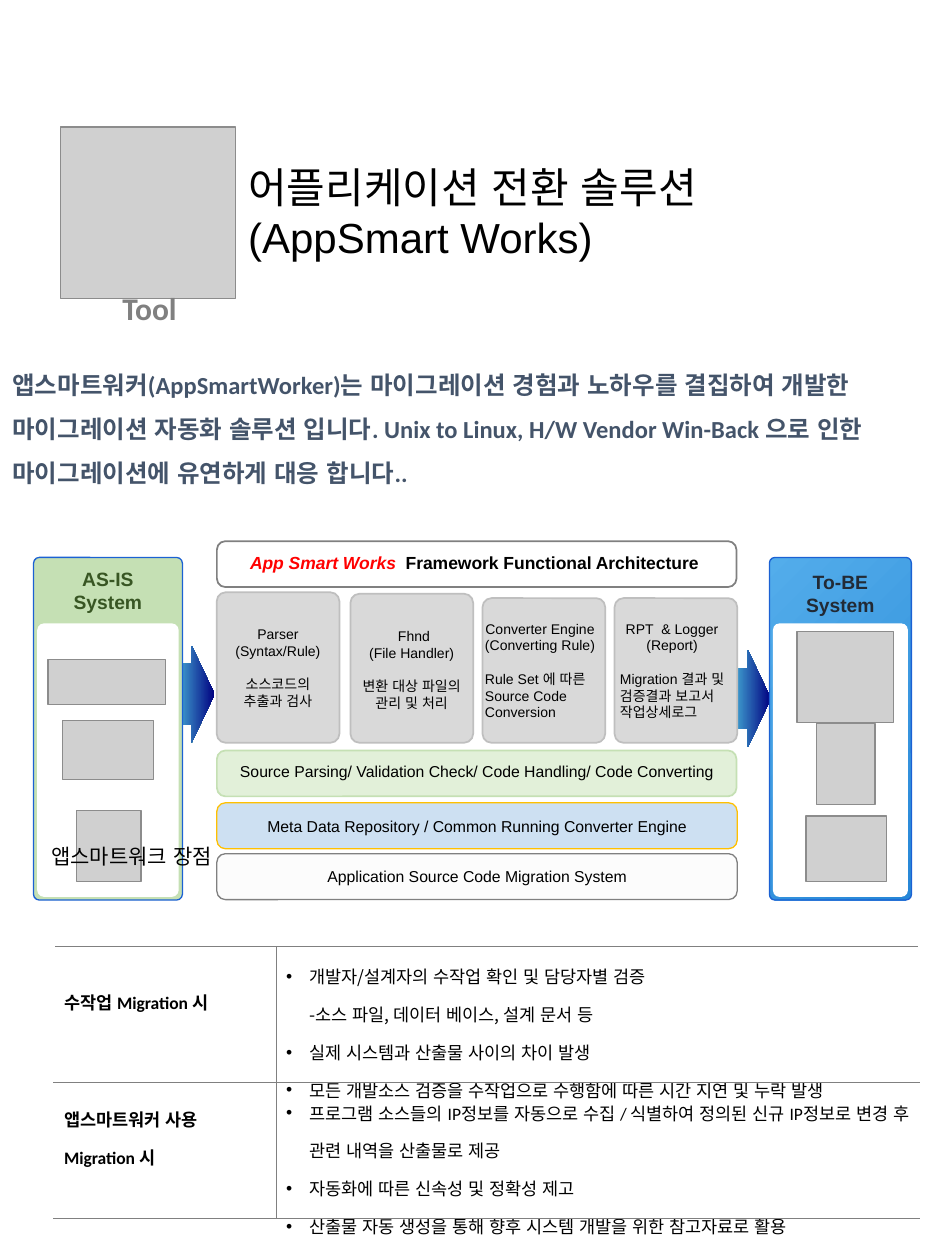
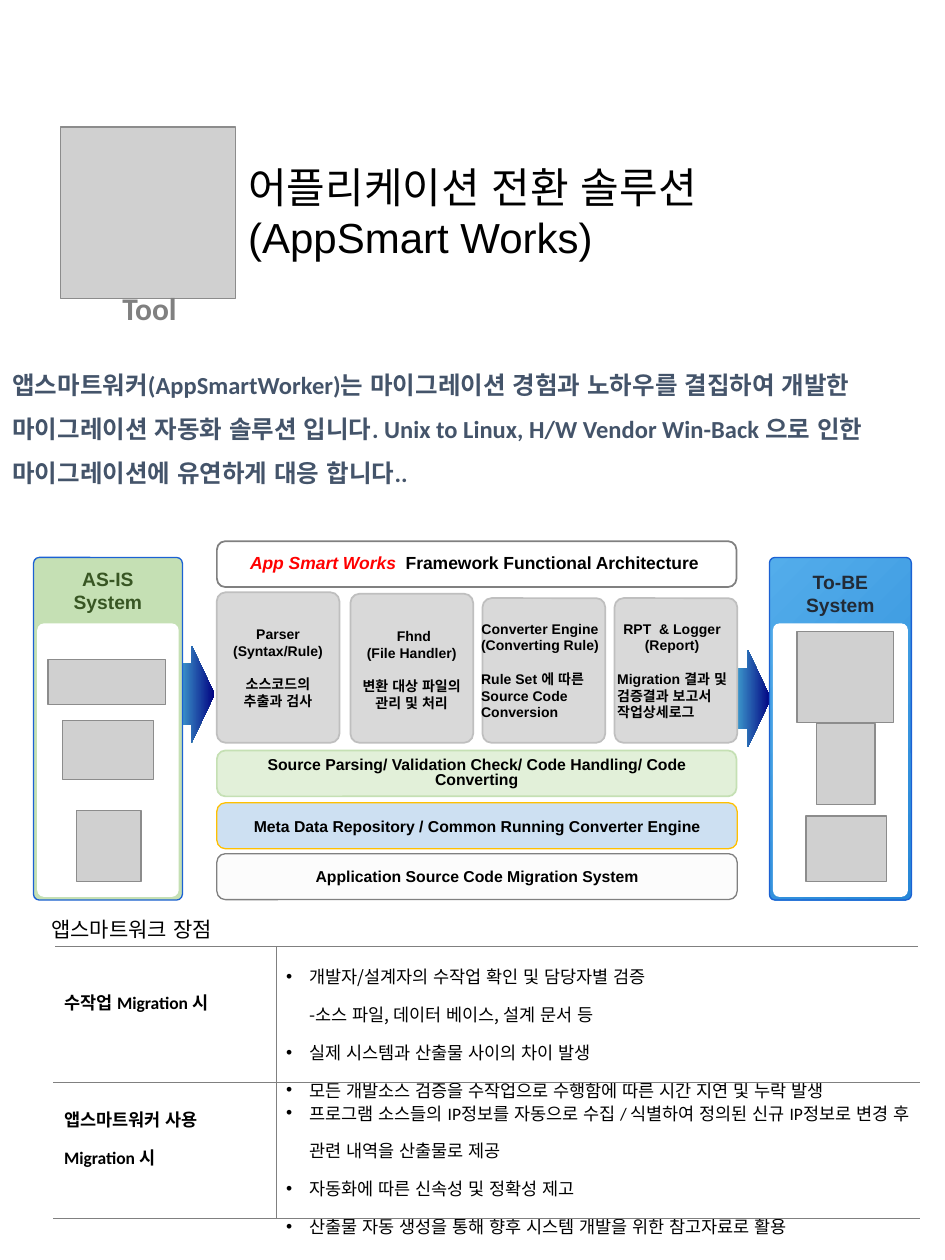
Before and after one commit to dawinict/dawinict.github.io, a slide deck: slide 4 of file/U2L-1.pptx. Drawn at 945x1260 pixels with LibreOffice and Linux fonts; fonts in the diff are those of the drawing; grey boxes stand for pictures. Boxes give left, top, right and bottom in pixels: in the first picture for what was removed or moved away, otherwise in the second. Text is boxed around its words. In the diff, an @@ line names an element or a change of style, - is before the commit and + after.

```diff
--- a/file/U2L-1.pptx
+++ b/file/U2L-1.pptx
@@ bold on in 7 elements at (217,751,736,796), (217,592,339,742), (350,593,472,742), (483,598,605,743), (615,598,737,743), (217,803,737,848), (217,854,737,900) @@
@@ text "앱스마트워크 장점" rewrapped from (51,843,212,869) to (51,919,212,939) @@
```
Also in this commit, not shown: 4 other slides changed, 11 other files.
